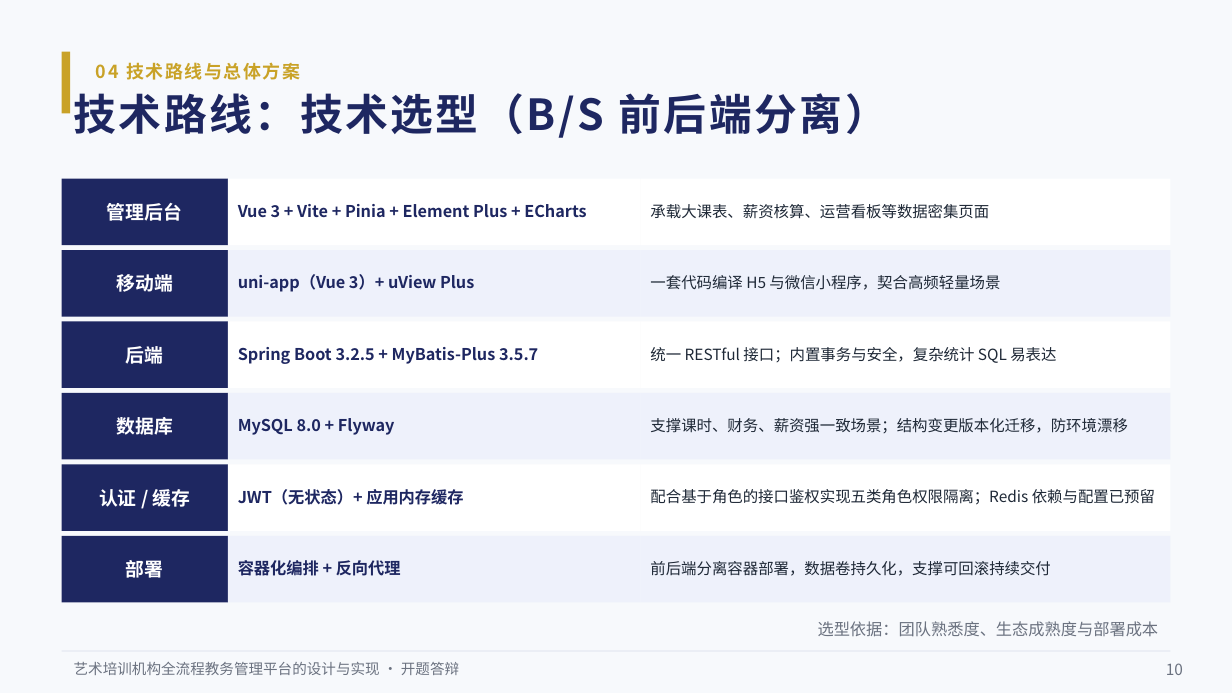
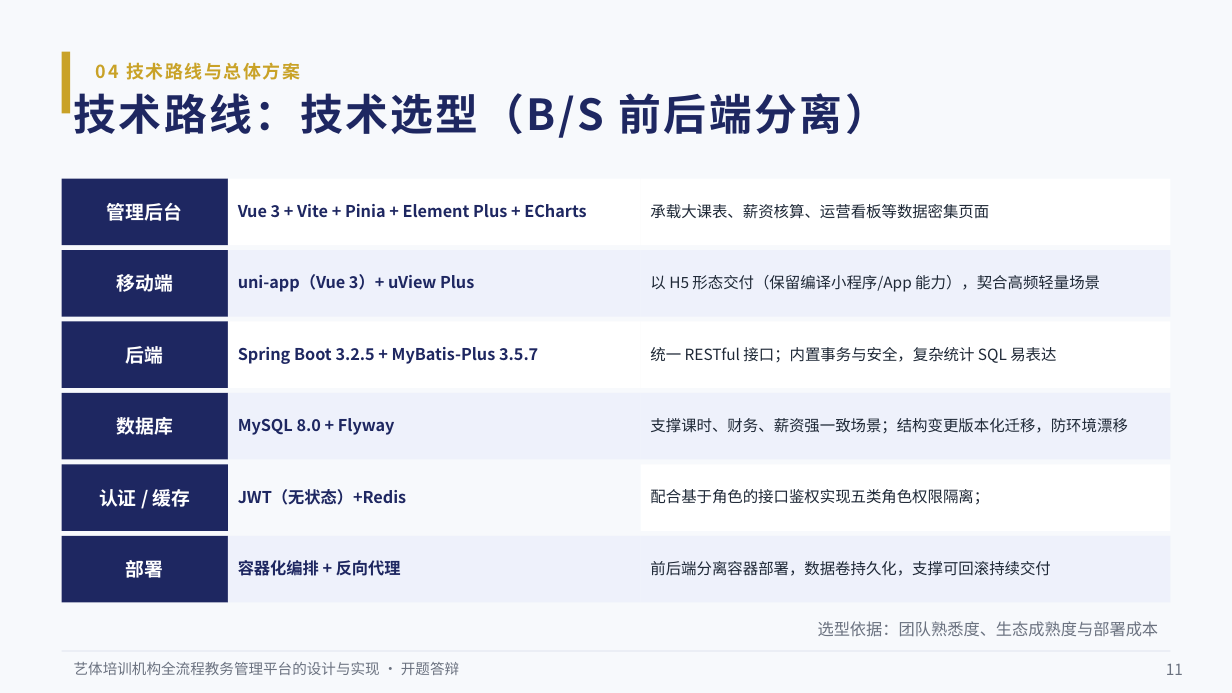
Before and after one commit to BYNekoNay/educational-administration, a slide deck: slide 11 of docs/defence/艺培通开题答辩.pptx (slide 10 before the commit). Drawn at 1232x693 pixels with LibreOffice and Linux fonts; fonts in the diff are those of the drawing. Boxes give left, top, right and bottom in pixels: in the first picture for what was removed or moved away, otherwise in the second. Text is boxed around its words. In the diff, an @@ line names an element or a change of style, - is before the commit and + after.

Commit message:
docs: 毕设文档更新——开题报告按新任务书（艺体）重写、新增文献综述与文献库、答辩材料同步

```diff
--- a/docs/defence/艺培通开题答辩.pptx
+++ b/docs/defence/艺培通开题答辩.pptx
@@ text at (650, 275, 1100, 292): text changed @@
-一套代码编译 H5 与微信小程序，契合高频轻量场景
+以 H5 形态交付（保留编译小程序/App 能力），契合高频轻量场景
@@ rectangle removed at (228, 464, 641, 531) @@
@@ text at (238, 489, 407, 505): text changed @@
-JWT（无状态）+ 应用内存缓存
+JWT（无状态）+Redis
@@ text at (650, 489, 989, 505): text changed @@
-配合基于角色的接口鉴权实现五类角色权限隔离；Redis 依赖与配置已预留
+配合基于角色的接口鉴权实现五类角色权限隔离；
@@ text at (74, 662, 459, 675): text changed @@
-艺术培训机构全流程教务管理平台的设计与实现 · 开题答辩
+艺体培训机构全流程教务管理平台的设计与实现 · 开题答辩
@@ text at (1166, 663, 1183, 675): text changed @@
-10
+11
```
Also in this commit, not shown: 16 other slides changed, 1 slide added, 46 other files.
